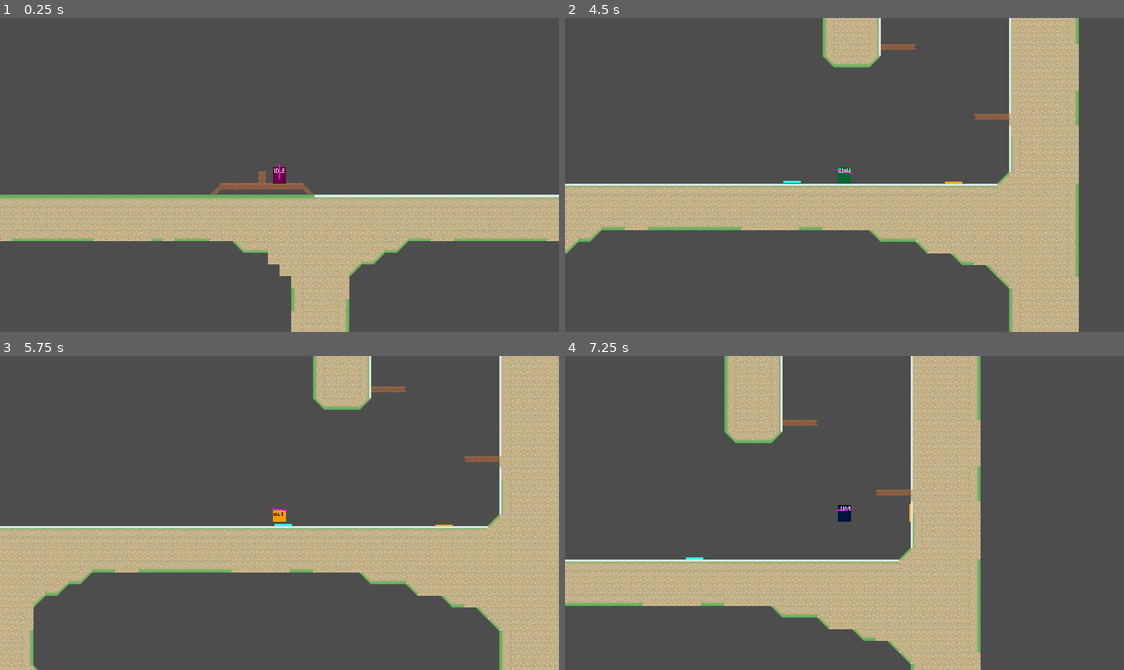
Above: before the commit, frames 1-4 (two rows, left to right).
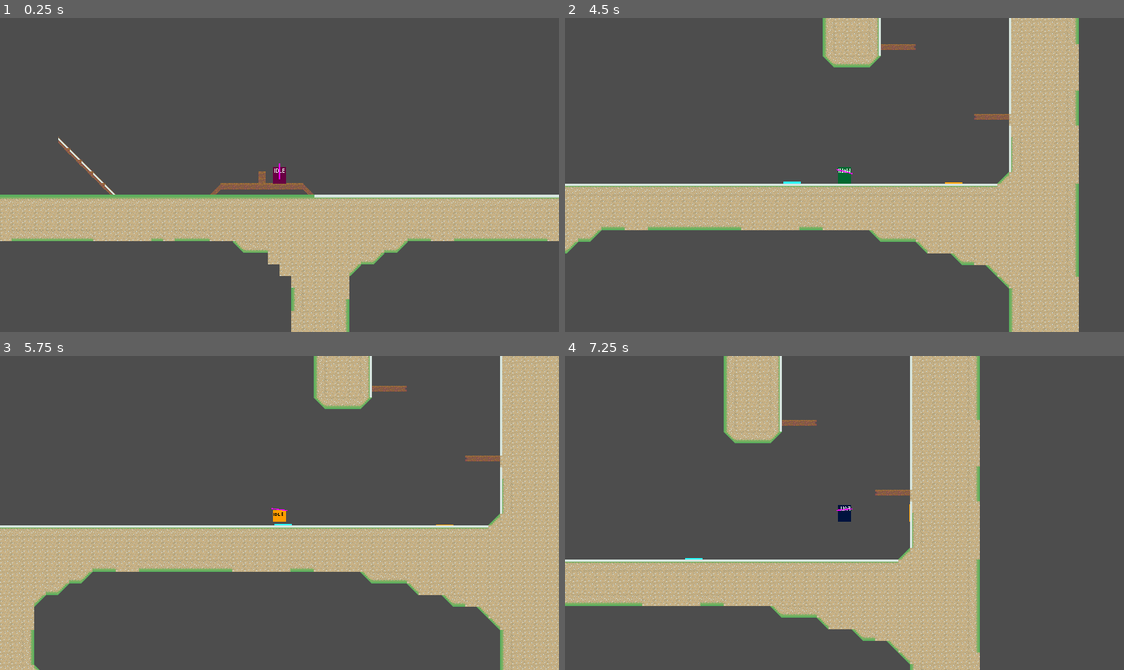
Above: after the commit, the same moments.

Repository: haruo-gabriel/portal2d
Game: Godot game, scene res://levels/level_1/level_scene.tscn
Same seed, same stepped clock (60 frames per second), same inputs: the game is played once before the commit and once after it.
Inputs (mouse positions are in pixels of both pictures, inside the frame that each line leads up to):
- Up to frame 1 (0.25 s): no input
- Up to frame 2 (4.5 s): tap Enter at 0.5 s; move the mouse to (967, 159) at 0.52 s; hold Shift (crouch) 0.53-1.28 s; hold D (move_right) 0.53-2.03 s; tap Space (jump) at 0.77, 1.52, 3.02, 3.77 s; move the mouse to (732, 190) at 1.27 s; click (732, 190) at 1.35 s; move the mouse to (900, 105) at 2.02 s; hold A (move_left) 2.03-2.78 s; right-click (900, 105) at 2.1 s; move the mouse to (816, 237) at 2.77 s; hold D (move_right) 2.78-4.28 s; tap Shift (crouch) at 2.85 s; move the mouse to (1012, 222) at 3.52 s; click (1012, 222) at 3.6 s; move the mouse to (676, 127) at 4.27 s; hold A (move_left) from 4.28 s (still down); right-click (676, 127) at 4.35 s
- Up to frame 3 (5.75 s): tap Space (jump) at 4.52 s; move the mouse to (307, 513) at 5.02 s; release A (move_left) at 5.03 s; hold D (move_right) from 5.03 s (still down); hold Shift (crouch) from 5.03 s (still down)
- Up to frame 4 (7.25 s): move the mouse to (760, 434) at 5.77 s; release D (move_right) at 5.78 s; release Shift (crouch) at 5.78 s; hold A (move_left) from 5.78 s (still down); click (760, 434) at 5.85 s; tap Space (jump) at 6.02, 6.77 s; move the mouse to (967, 497) at 6.52 s; right-click (967, 497) at 6.6 s

The runs differ from the first frame. In frame 1, 0.2% of the frame differs, in the area x 10-21%, y 37-57%; in frame 2, less than 0.1%; in frame 3, 14%, in the area x 0-100%, y 0-100%; in frame 4, 12%.

Commit message:
Changing portal caster
Making it simpler, faster and better

Diff:
--- a/godot project/characters/player/scripts/animation_player.gd
+++ b/godot project/characters/player/scripts/animation_player.gd
@@ -6,12 +6,12 @@
 
 @onready var state_machine: StateMachine = player.get_node("StateMachine")
 
-func try_play(name: String) -> void:
+func try_play(animation_name: String) -> void:
 
 	if player.is_crouching:
 		return
 
-	play(name)
+	play(animation_name)
 
 func _ready() -> void:
 	pass
--- a/godot project/characters/player/scripts/portal_caster.gd
+++ b/godot project/characters/player/scripts/portal_caster.gd
@@ -8,11 +8,15 @@
 @onready var tile_map: TileMap = player.get_parent().get_node("TileMap")
 @onready var space_state: PhysicsDirectSpaceState2D = player.get_world_2d().direct_space_state
 
-const DIVISIONS: int = 200
+# Portal size in pixels
+const PORTAL_SIZE_P: float = GameConstants.PORTAL_SIZE * GameConstants.TILE_SIZE
+
+const DIVISIONS: int = 100
 const CASTS: int = 10
 const TOLERANCE: float = .9
 
 var layer: int
+var other_portal: Portal
 
 func to_coord(pos: Vector2) -> Vector2i:
 
@@ -22,58 +26,40 @@
 	return Vector2i(x, y)
 
 func fix_pos(pos: Vector2, normal: Vector2) -> Vector2:
+	return pos - normal
 
-	if abs(normal.x) > TOLERANCE: pos.x -= normal.x
-	if abs(normal.y) > TOLERANCE: pos.y -= normal.y
+func is_valid_point(pos: Vector2) -> bool:
 
-	return pos
-
-func is_valid_square(pos: Vector2, normal: Vector2) -> bool:
-
-	var query = PhysicsRayQueryParameters2D.create(pos + CASTS * normal, pos - CASTS * normal)
-
-	query.exclude = [self]
-
-	var result: Dictionary = space_state.intersect_ray(query)
-
-	if not result:
+	if tile_map.get_cell_tile_data(layer, to_coord(pos)) == null:
 		return false
 
-	if result.normal != normal:
+	if other_portal == null:
+		return true
+
+	return pos.distance_to(other_portal.position) >= PORTAL_SIZE_P / 2
+
+func is_valid_pos(pos: Vector2, normal: Vector2) -> bool:
+
+	if not is_valid_point(pos):
 		return false
 
-	result.position = fix_pos(result.position, result.normal)
+	if not is_valid_point(pos + PORTAL_SIZE_P / 2 * normal.rotated(PI / 2)):
+		return false
 
-	var coord = to_coord(result.position)
-	var tile = tile_map.get_cell_tile_data(layer, coord)
-
-	if tile == null:
+	if not is_valid_point(pos + PORTAL_SIZE_P / 2 * normal.rotated(-PI / 2)):
 		return false
 
 	return true
 
-func get_valid_squares(pos: Vector2, normal: Vector2) -> Dictionary:
+func get_valid_point(start: Vector2, normal: Vector2, walk_direction: Vector2) -> Vector2:
 
-	var squares: Dictionary = Dictionary()
+	var step: Vector2 = walk_direction.normalized() * PORTAL_SIZE_P / (DIVISIONS - 1)
 
-	var step: Vector2 = GameConstants.PORTAL_SIZE * GameConstants.TILE_SIZE * normal.rotated(PI / 2) / CASTS
-	var current: Vector2 = pos
+	for i in range(DIVISIONS):
+		if is_valid_pos(start + step * i, normal):
+			return start + step * i
 
-	while is_valid_square(current, normal) and (current - pos).length() <= GameConstants.PORTAL_SIZE * GameConstants.TILE_SIZE:
-
-		squares[to_coord(current)] = true
-
-		current += step
-
-	current = pos
-
-	while is_valid_square(current, normal) and (current - pos).length() <= GameConstants.PORTAL_SIZE * GameConstants.TILE_SIZE:
-
-		squares[to_coord(current)] = true
-
-		current -= step
-
-	return squares
+	return Vector2.ZERO
 
 func get_portal() -> Array:
 	"""Returns `position` and `normal` of the portal or an empty array if an invalid spot"""
@@ -81,38 +67,23 @@
 	var hit: Vector2 = raycast.get_collision_point()
 	var normal: Vector2 = raycast.get_collision_normal()
 
-
 	if hit == Vector2.ZERO or hit == null or normal == null:
 		return Array()
 
 
 	hit -= tile_map.position
-	hit = fix_pos(hit, normal)
+	hit -= normal
 
-	var rotated: Vector2 = normal.rotated(PI / 2)
-	var squares: Dictionary = get_valid_squares(hit, normal)
+	var right: Vector2 = get_valid_point(hit, normal, normal.rotated(PI / 2))
+	var left: Vector2 = get_valid_point(hit, normal, normal.rotated(-PI / 2))
 
-	if len(squares) < GameConstants.PORTAL_SIZE:
-		return Array()
+	if not right and not left:
+		return []
 
-	var step: float = GameConstants.PORTAL_SIZE / DIVISIONS
+	var portal_pos: Vector2
 
-	var span1: float = 0.0
-	var span2: float = 0.0
-
-	while to_coord(hit + span1 * rotated * GameConstants.TILE_SIZE) in squares:
-		span1 += step
-
-	while to_coord(hit - span2 * rotated * GameConstants.TILE_SIZE) in squares:
-		span2 += step
-
-	var portal_pos: Vector2 = fix_pos(hit, -normal) # Unfixing the position
-
-	if span1 < GameConstants.PORTAL_SIZE / 2.0:
-		portal_pos += -rotated * (GameConstants.PORTAL_SIZE / 2.0 - span1) * GameConstants.TILE_SIZE
-
-	if span2 < GameConstants.PORTAL_SIZE / 2.0:
-		portal_pos += rotated * (GameConstants.PORTAL_SIZE / 2.0 - span2) * GameConstants.TILE_SIZE
+	if right.distance_to(hit) < left.distance_to(hit): portal_pos = right
+	else: portal_pos = left
 
 	return [portal_pos, normal]
 
--- a/godot project/levels/level_1/level_scene.tscn
+++ b/godot project/levels/level_1/level_scene.tscn
@@ -9,9 +9,9 @@
 tile_set = ExtResource("1_6d6h5")
 format = 2
 layer_0/name = "Terrain"
-layer_0/tile_data = PackedInt32Array(65533, 65536, 0, 131069 …(100576 unchanged characters)… , -327432, 262144, 0, -261896, 262144, 0)
+layer_0/tile_data = PackedInt32Array(65533, 65536, 0, 131069 …(100576 unchanged characters)… , -327432, 262144, 0, -261896, 262144, 0, -1441687, 327680, 1, -1507224, 327680, 1, -1572761, 327680, 1, -1638298, 327680, 1, -1703835, 327680, 1, -1441688, 327680, 2, -1507225, 327680, 2, -1572762, 327680, 2, -1638299, 327680, 2)
 layer_1/name = "Portal"
-layer_1/tile_data = PackedInt32Array(-2162534, 196608, 10737 …(8207 unchanged characters)… , 536870915, -1113879, 196608, 536870915)
+layer_1/tile_data = PackedInt32Array(-2162534, 196608, 10737 …(8207 unchanged characters)… , 536870915, -1113879, 196608, 536870915, -1441687, 262144, 536870916, -1507224, 262144, 536870916, -1572761, 262144, 536870916, -1638298, 262144, 536870916, -1703835, 262144, 536870916)
 
 [node name="Player" parent="." instance=ExtResource("2_i7aku")]
 position = Vector2(1920, -352)
--- a/godot project/portals/portals.gd
+++ b/godot project/portals/portals.gd
@@ -1,6 +1,7 @@
+
 extends Node
 
-var portal_map = {
+var portal_map: Dictionary = {
 	PortalsConstants.PortalType.PORTAL_TYPE_ORANGE: null,
 	PortalsConstants.PortalType.PORTAL_TYPE_BLUE: null
 }
